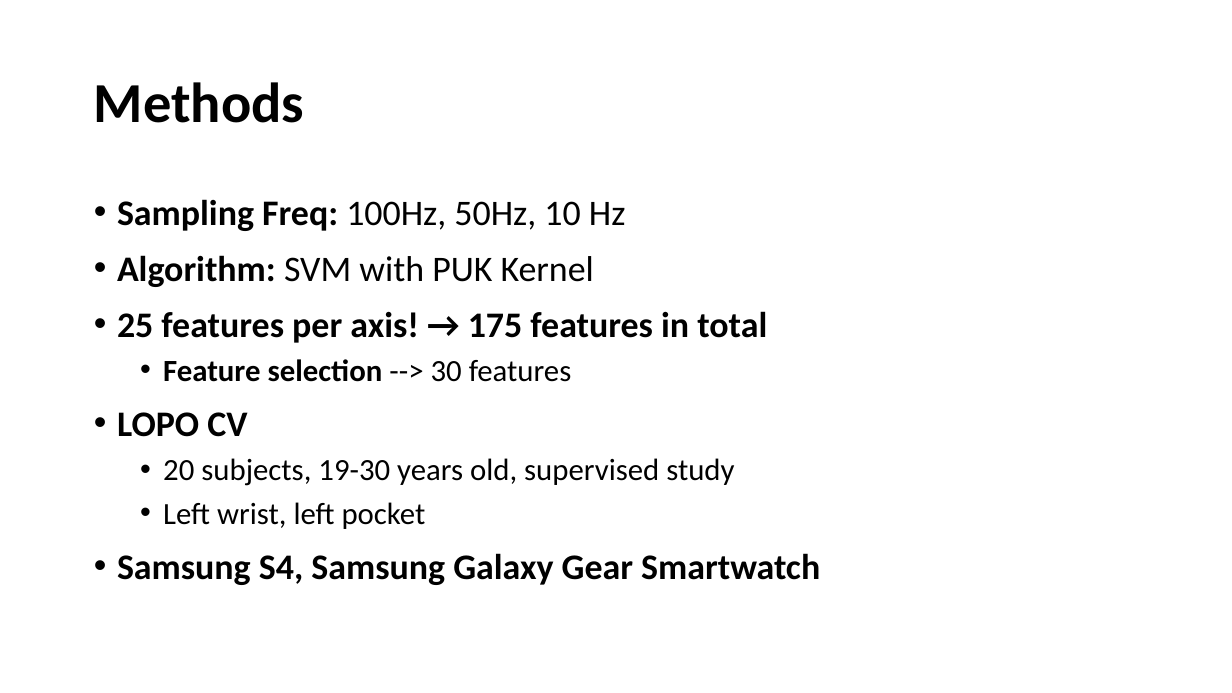
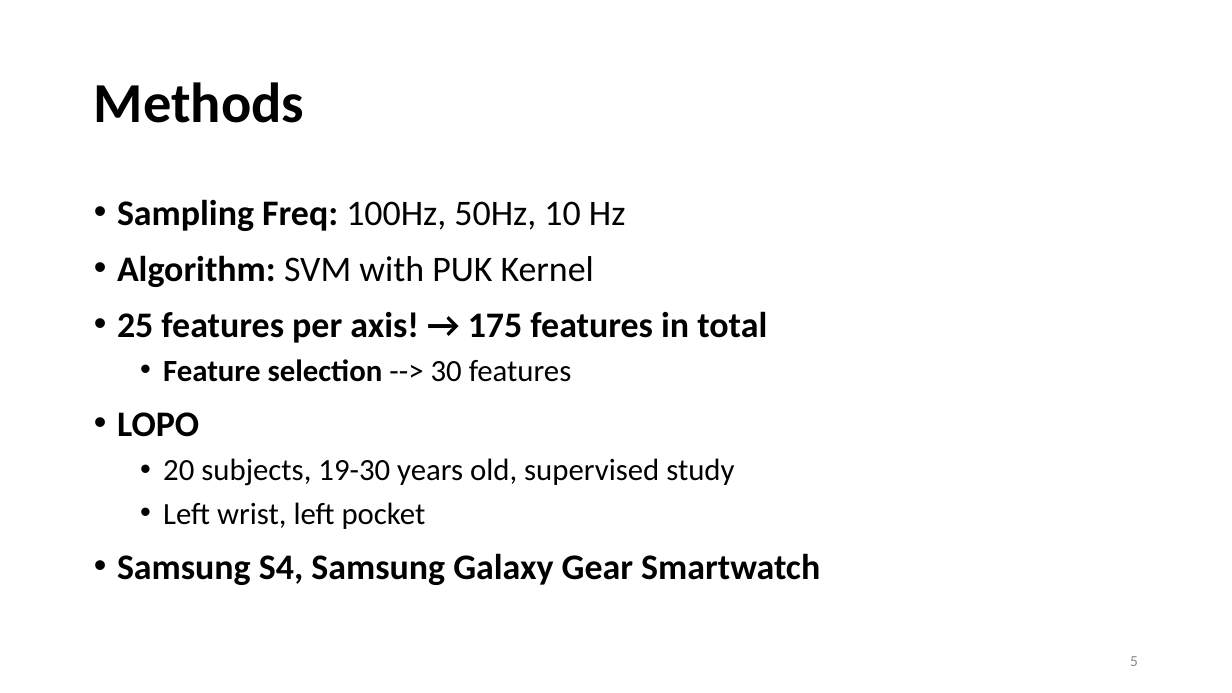
Before and after one commit to edocsss/RARSS, a slide deck: slide 5 of docs/documents/weekly_meeting/25 Jan 2017.pptx. Drawn at 1232x693 pixels with LibreOffice and Linux fonts; fonts in the diff are those of the drawing. Boxes give left, top, right and bottom in pixels: in the first picture for what was removed or moved away, otherwise in the second. Text is boxed around its words. In the diff, an @@ line names an element or a change of style, - is before the commit and + after.

```diff
--- a/docs/documents/weekly_meeting/25 Jan 2017.pptx
+++ b/docs/documents/weekly_meeting/25 Jan 2017.pptx
@@ text at (x1=117, y1=412, x2=199, y2=437): text changed @@
-• LOPO CV
+• LOPO
@@ page number added at (x1=1130, y1=656, x2=1138, y2=666), 12 pt, text #8C8C8C @@
+5
```
Also in this commit, not shown: 10 other slides changed.
